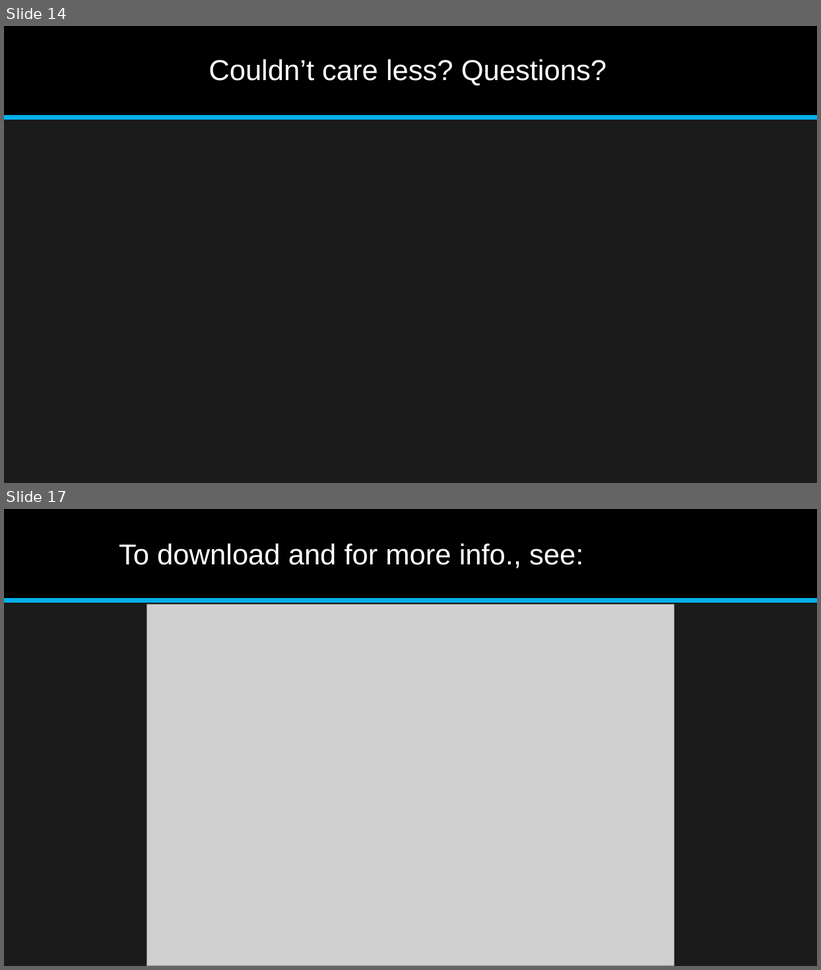
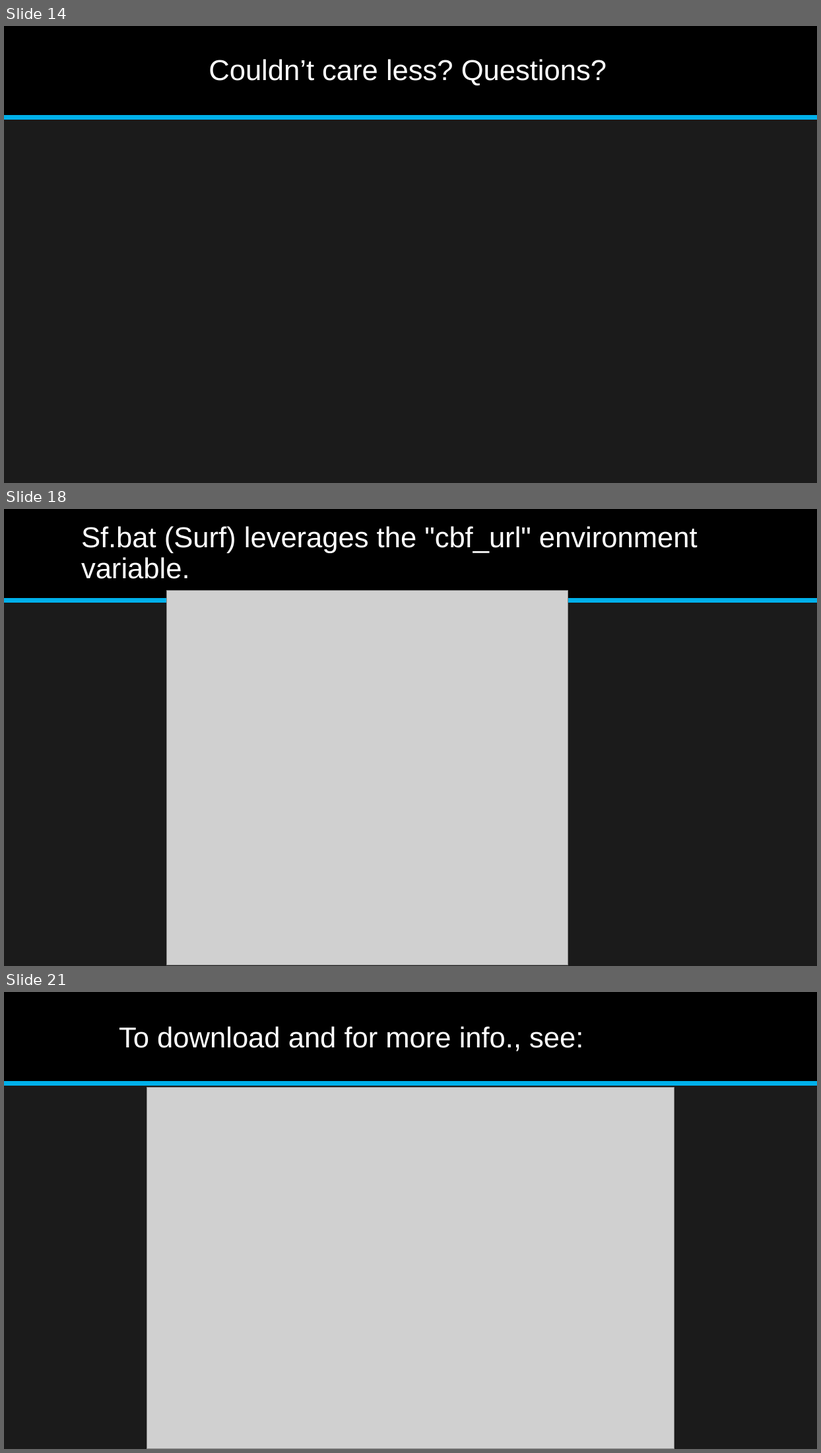
Before and after one commit to jonathan-r-jones/Composable-Batch-Files, a slide deck: Composable Batch File Helper.pptx. Shown one above the other, each under a label of ours: slides 14 and 17 before the commit, slides 14, 18 and 21 after it; the slides between them are not shown. The pictures are 821x970 and 821x1453 pixels, drawn with LibreOffice and Linux fonts; fonts in the diff are those of the drawing; grey boxes stand for pictures. Boxes give left, top, right and bottom in pixels: in the first picture for what was removed or moved away, otherwise in the second. Text is boxed around its words. In the diff, an @@ line names an element or a change of style, - is before the commit and + after.

```diff
--- a/Composable Batch File Helper.pptx
+++ b/Composable Batch File Helper.pptx
@@ slide 18 added at (4,509,817,966), background #1B1B1B; not listed: 2 template elements that a slide beside it also shows @@
@@ title added at (81,526,698,579), 34 pt, text #FFFFFF @@
+Sf.bat (Surf) leverages the "cbf_url" environment variable.
@@ picture added at (167,591,568,966) @@
@@ what was slide 17 is now slide 21 @@
```
Also in this commit, not shown: 2 slides changed, 4 other slides added, 1 slide removed, 2 other files.
